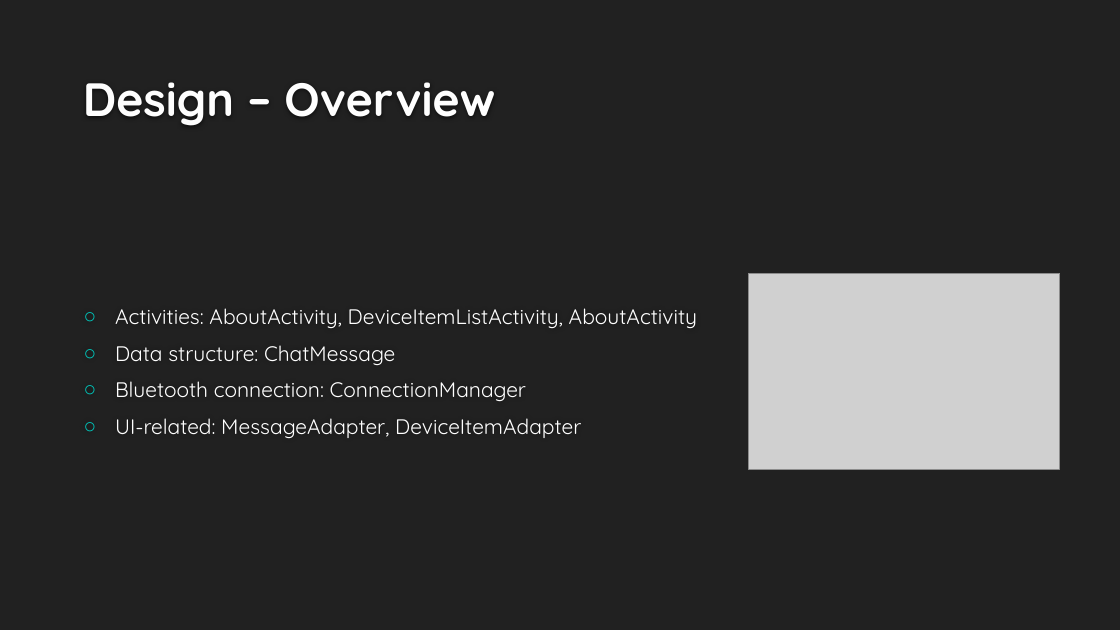
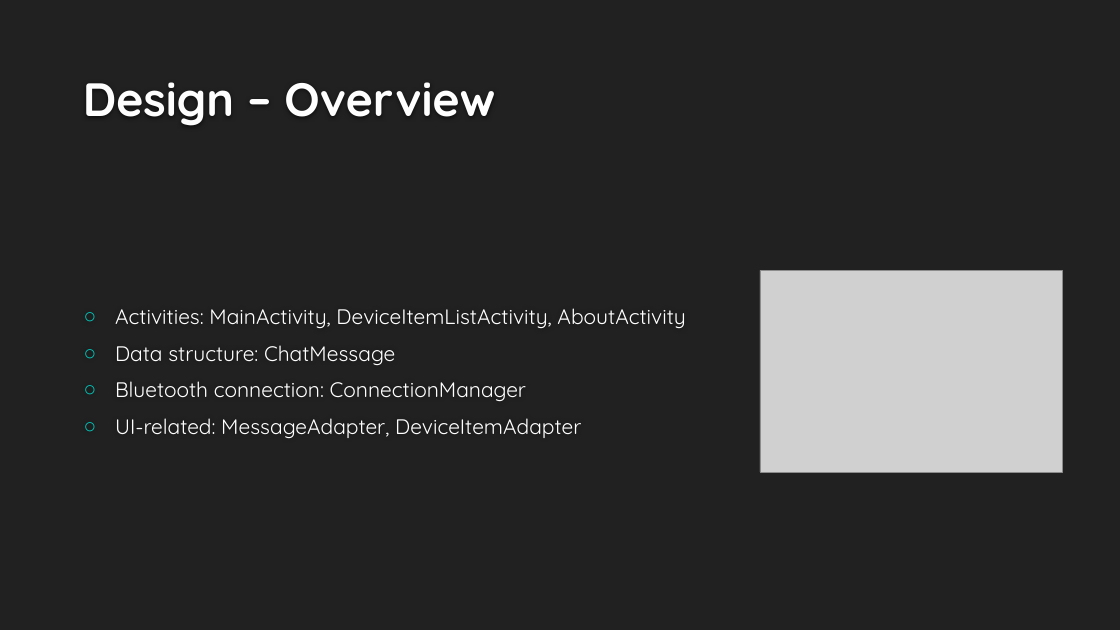
Before and after one commit to peiZ-peter/BluetoothChat, a slide deck: slide 4 of Presentation.pptx. Drawn at 1120x630 pixels with LibreOffice and Linux fonts; fonts in the diff are those of the drawing; grey boxes stand for pictures; background and template pictures are left out. Boxes give left, top, right and bottom in pixels: in the first picture for what was removed or moved away, otherwise in the second. Text is boxed around its words. In the diff, an @@ line names an element or a change of style, - is before the commit and + after.

```diff
--- a/Presentation.pptx
+++ b/Presentation.pptx
@@ picture: place and size @@
-picture at <box>749,273,1060,469</box>
+picture at <box>760,271,1063,472</box>
@@ text at <box>115,308,685,328</box>: text changed @@
-○ Activities: AboutActivity, DeviceItemListActivity, AboutActivity
+○ Activities: MainActivity, DeviceItemListActivity, AboutActivity
```
Also in this commit, not shown: 9 other slides changed, 4 slides added, 6 slides removed.
